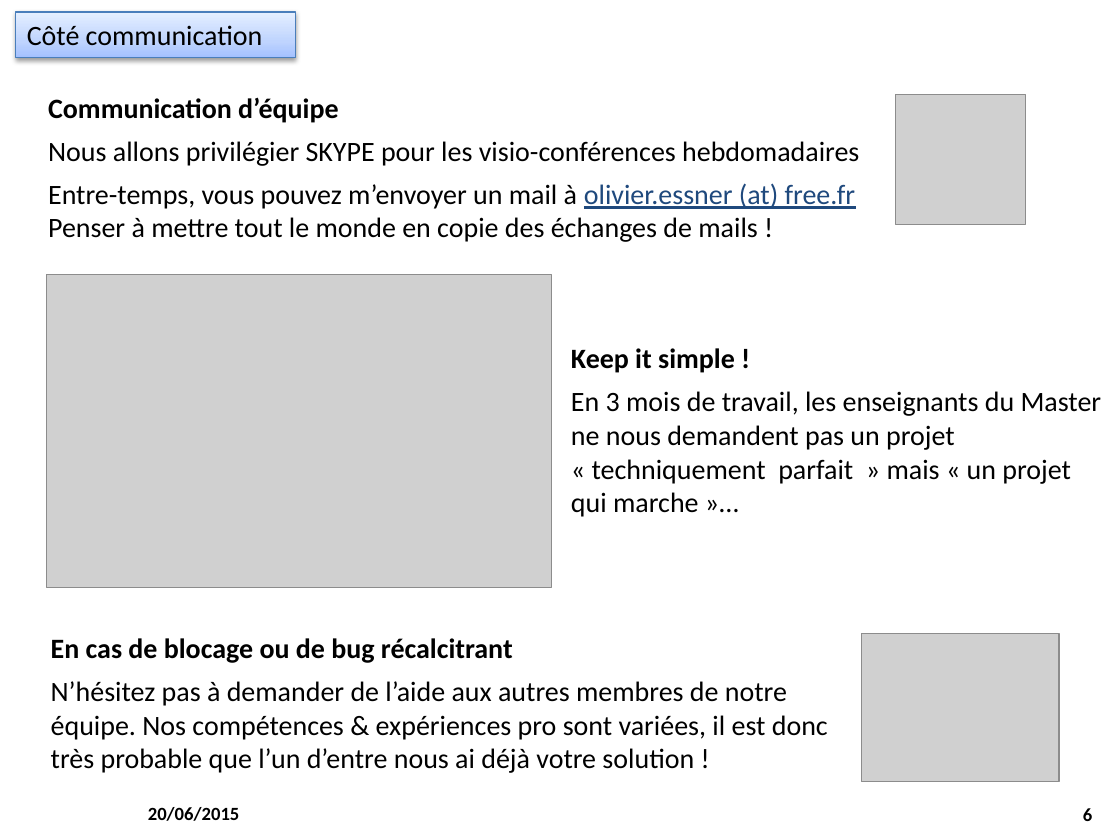
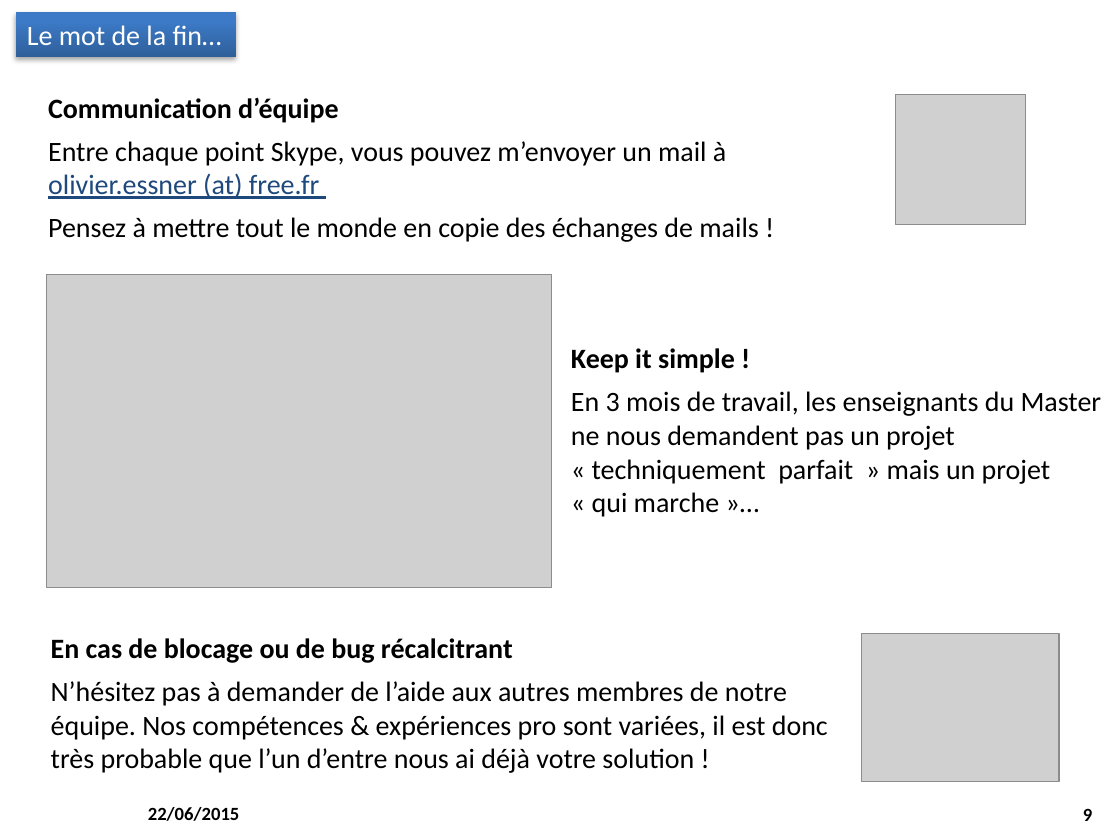
Before and after one commit to M2SIID-ODE/Projet_ODE, a slide deck: slide 9 of Documentation/4 - Suivi projet/Point_Equipe_2015-06_22.pptx (slide 6 before the commit). Drawn at 1120x840 pixels with LibreOffice and Linux fonts; fonts in the diff are those of the drawing; grey boxes stand for pictures; background and template pictures are left out. Boxes give left, top, right and bottom in pixels: in the first picture for what was removed or moved away, otherwise in the second. Text is boxed around its words. In the diff, an @@ line names an element or a change of style, - is before the commit and + after.

Commit message:
Point d'équipe du 22/06
Point d'équipe du 22/06

```diff
--- a/Documentation/4 - Suivi projet/Point_Equipe_2015-06_22.pptx
+++ b/Documentation/4 - Suivi projet/Point_Equipe_2015-06_22.pptx
@@ rectangle "Le mot de la fin…": place and size @@
-rectangle "Le mot de la fin…" at box(16, 12, 296, 57)
+rectangle "Le mot de la fin…" at box(16, 12, 236, 57)
@@ rectangle "Le mot de la fin…" at box(16, 12, 236, 57): fill gradient #A4C4FF to #BFD4FF to #E6EEFF to gradient #2F5F99 to #3D7CC7 to #3A7CCB; outline #4B7EBC 0.75 pt to none; shadow changed @@
@@ text in rectangle at box(27, 25, 222, 45): text changed; text colour #000000 to #FFFFFF @@
-Côté communication
+Le mot de la fin…
@@ text at box(48, 141, 759, 242): text changed @@
-Nous allons privilégier SKYPE pour les visio-conférences hebdomadaires
-Entre-temps, vous pouvez m’envoyer un mail à olivier.essner (at) free.fr Penser à mettre tout le monde en copie des échanges de mails !
+Entre chaque point Skype, vous pouvez m’envoyer un mail à olivier.essner (at) free.fr
+Pensez à mettre tout le monde en copie des échanges de mails !
@@ text at box(571, 391, 1102, 517): text changed @@
-En 3 mois de travail, les enseignants du Master ne nous demandent pas un projet « techniquement parfait » mais « un projet qui marche »…
+En 3 mois de travail, les enseignants du Master ne nous demandent pas un projet « techniquement parfait » mais un projet « qui marche »…
@@ text at box(148, 807, 240, 821): text changed @@
-20/06/2015
+22/06/2015
@@ page number at box(1083, 808, 1092, 821): text changed @@
-6
+9
```
Also in this commit, not shown: 3 other slides changed, 6 slides added, 2 slides removed.
